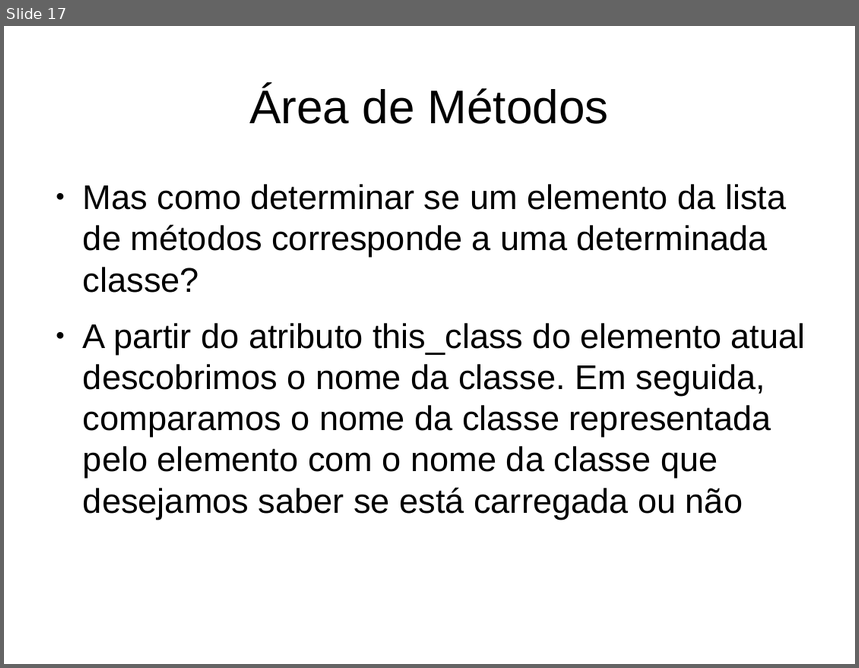
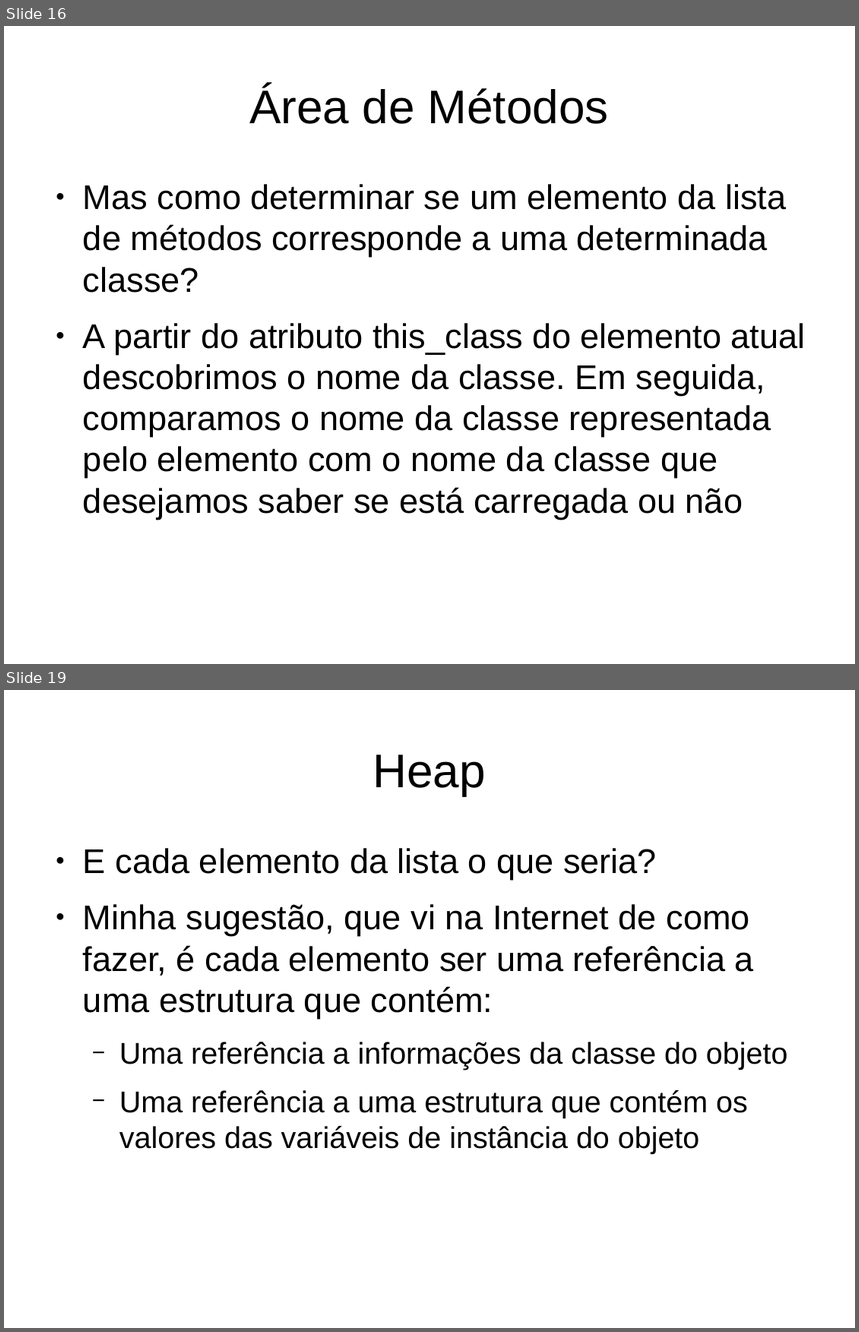
Before and after one commit to gabrielmm1234/jvm-sb, a slide deck: projetoLogico/apresentacao.odp. Shown one above the other, each under a label of ours: slide 17 before the commit, slides 16 and 19 after it; the slides between them are not shown. The pictures are 859x668 and 859x1332 pixels, drawn with LibreOffice and Linux fonts; fonts in the diff are those of the drawing. Boxes give left, top, right and bottom in pixels: in the first picture for what was removed or moved away, otherwise in the second. Text is boxed around its words. In the diff, an @@ line names an element or a change of style, - is before the commit and + after.

Commit message:
adicionei parte do heap

```diff
--- a/projetoLogico/apresentacao.odp
+++ b/projetoLogico/apresentacao.odp
@@ slide 19 added at bbox=[4, 690, 855, 1328], background #FFFFFF @@
@@ title added at bbox=[373, 755, 486, 796], 44 pt, text #000000 @@
+Heap
@@ text added at bbox=[83, 848, 788, 1154], 32 pt, text #000000 @@
+● E cada elemento da lista o que seria?
+● Minha sugestão, que vi na Internet de como fazer, é cada elemento ser uma referência a uma estrutura que contém:
+  − Uma referência a informações da classe do objeto
+  − Uma referência a uma estrutura que contém os valores das variáveis de instância do objeto
@@ what was slide 17 is now slide 16 @@
```
Also in this commit, not shown: 2 slides changed, 4 other slides added.
